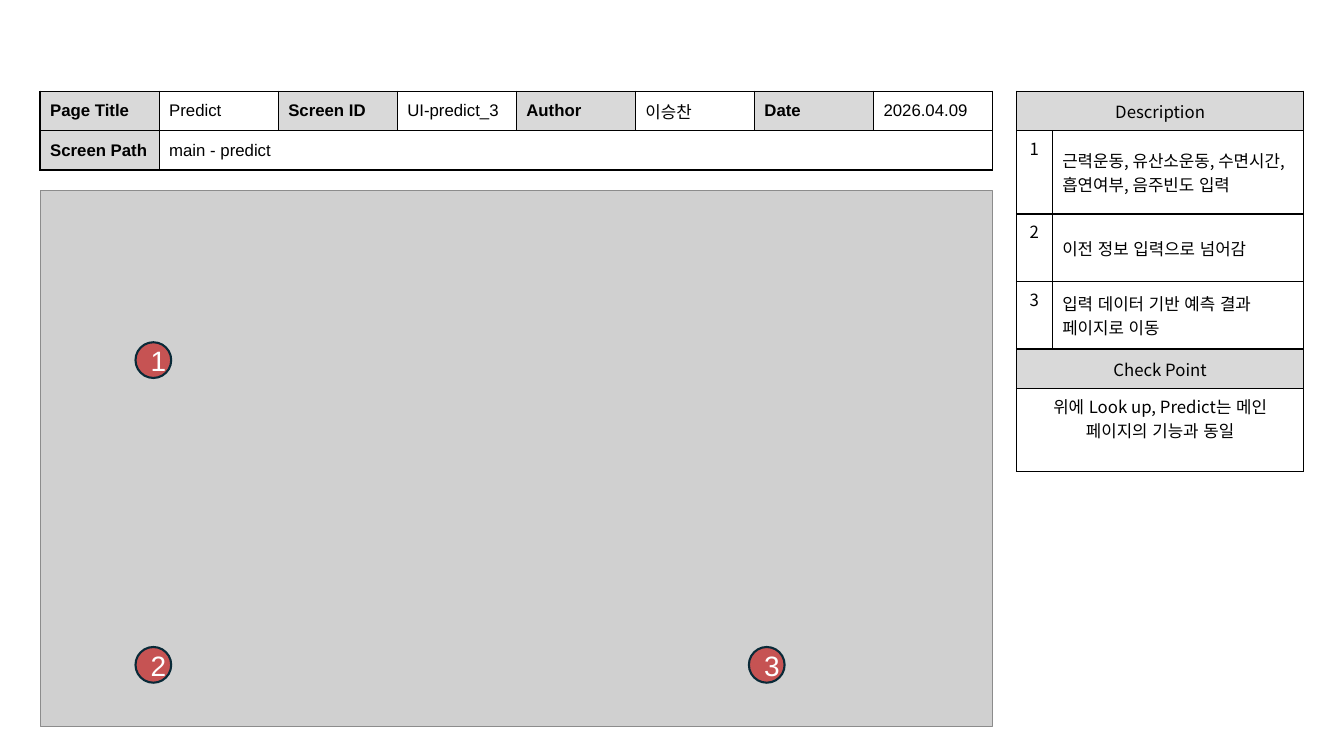
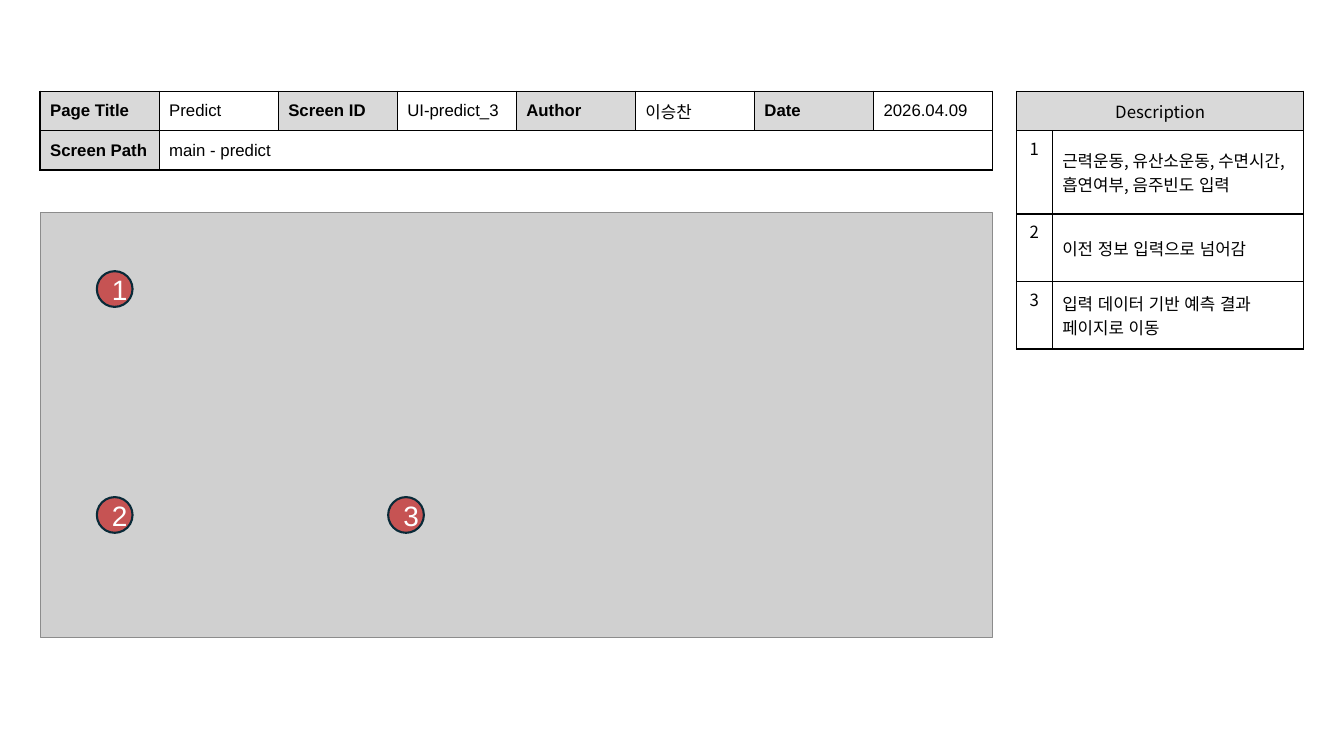
Before and after one commit to dc-inside/LeeSeungChan, a slide deck: slide 4 of 1차 프로젝트/기획/화면 설계서.pptx. Drawn at 1344x756 pixels with LibreOffice and Linux fonts; fonts in the diff are those of the drawing; grey boxes stand for pictures. Boxes give left, top, right and bottom in pixels: in the first picture for what was removed or moved away, otherwise in the second. Text is boxed around its words. In the diff, an @@ line names an element or a change of style, - is before the commit and + after.

```diff
--- a/1차 프로젝트/기획/화면 설계서.pptx
+++ b/1차 프로젝트/기획/화면 설계서.pptx
@@ table at box(1016, 91, 1305, 340) @@
-row 5: Check Point | 
-row 6: 위에 Look up, Predict는 메인 페이지의 기능과 동일 | 
@@ picture: place and size @@
-picture at box(40, 191, 993, 727)
+picture at box(40, 212, 993, 637)
@@ ellipse "1": place and size @@
-ellipse "1" at box(135, 343, 170, 378)
+ellipse "1" at box(97, 271, 132, 307)
@@ ellipse "2": place and size @@
-ellipse "2" at box(135, 647, 170, 683)
+ellipse "2" at box(97, 497, 132, 532)
@@ ellipse "3": place and size @@
-ellipse "3" at box(749, 647, 784, 683)
+ellipse "3" at box(388, 497, 423, 532)
```
Also in this commit, not shown: 4 other slides changed, 1 slide removed, 2 other files.
